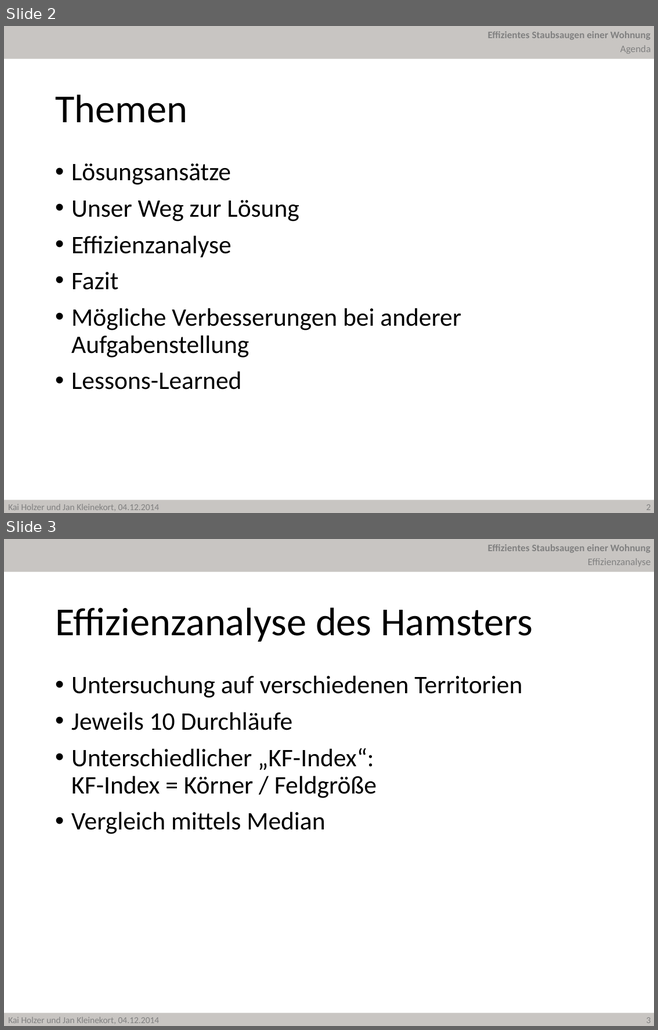
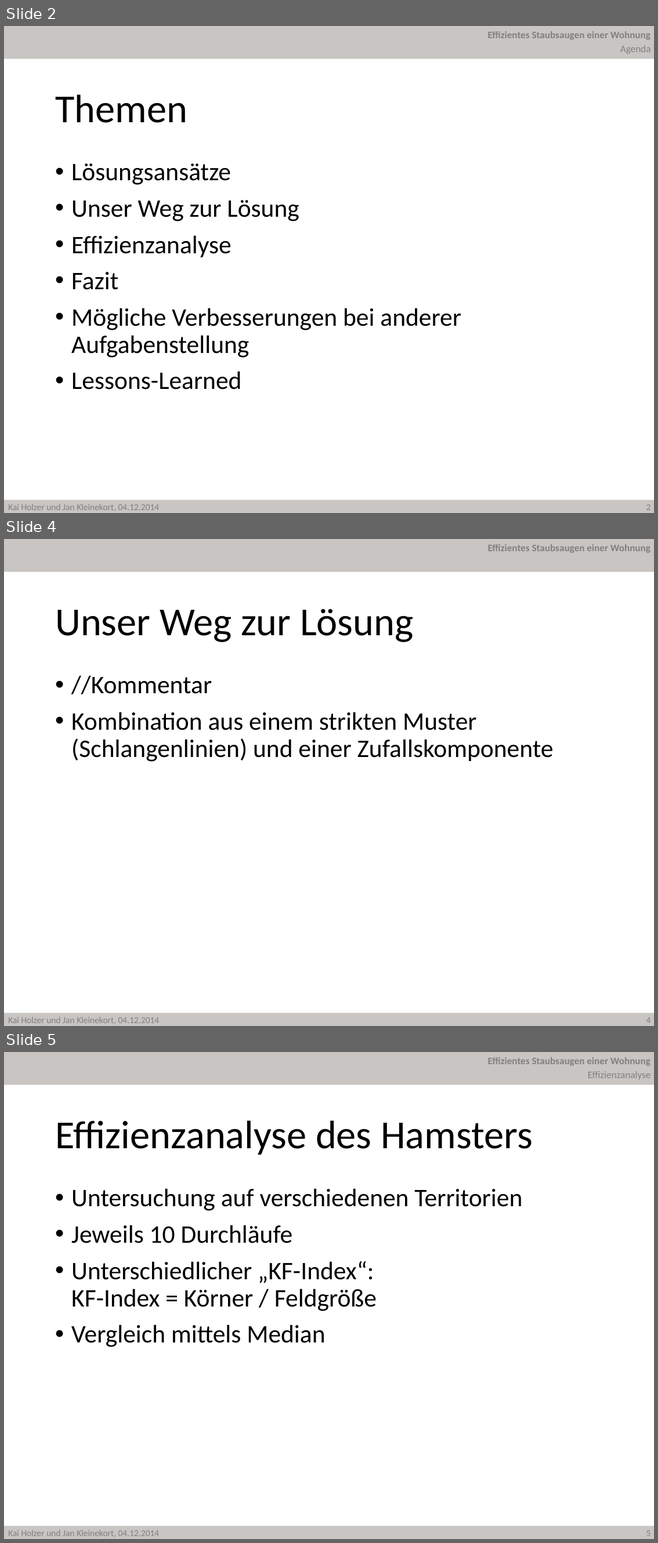
Before and after one commit to JanKl/Hamster, a slide deck: Präsentation/Hamster Holzer Kleinekort.pptx. Shown one above the other, each under a label of ours: slides 2 and 3 before the commit, slides 2, 4 and 5 after it; the slides between them are not shown. The pictures are 658x1030 and 658x1543 pixels, drawn with LibreOffice and Linux fonts; fonts in the diff are those of the drawing; background and template pictures are left out. Boxes give left, top, right and bottom in pixels: in the first picture for what was removed or moved away, otherwise in the second. Text is boxed around its words. In the diff, an @@ line names an element or a change of style, - is before the commit and + after.

```diff
--- a/Präsentation/Hamster Holzer Kleinekort.pptx
+++ b/Präsentation/Hamster Holzer Kleinekort.pptx
@@ slide 4 added at box(4, 539, 654, 1026), background #FFFFFF; not listed: 5 template elements that a slide beside it also shows @@
@@ title added at box(55, 609, 413, 642), 44 pt, text #000000 @@
+Unser Weg zur Lösung
@@ text added at box(71, 675, 553, 762), 28 pt, text #000000 @@
+• //Kommentar
+• Kombination aus einem strikten Muster (Schlangenlinien) und einer Zufallskomponente
@@ what was slide 3 is now slide 5 @@
@@ page number at box(646, 1530, 651, 1536): text changed @@
-3
+5
```
Also in this commit, not shown: 3 slides changed, 1 other slide added, 1 other file.
